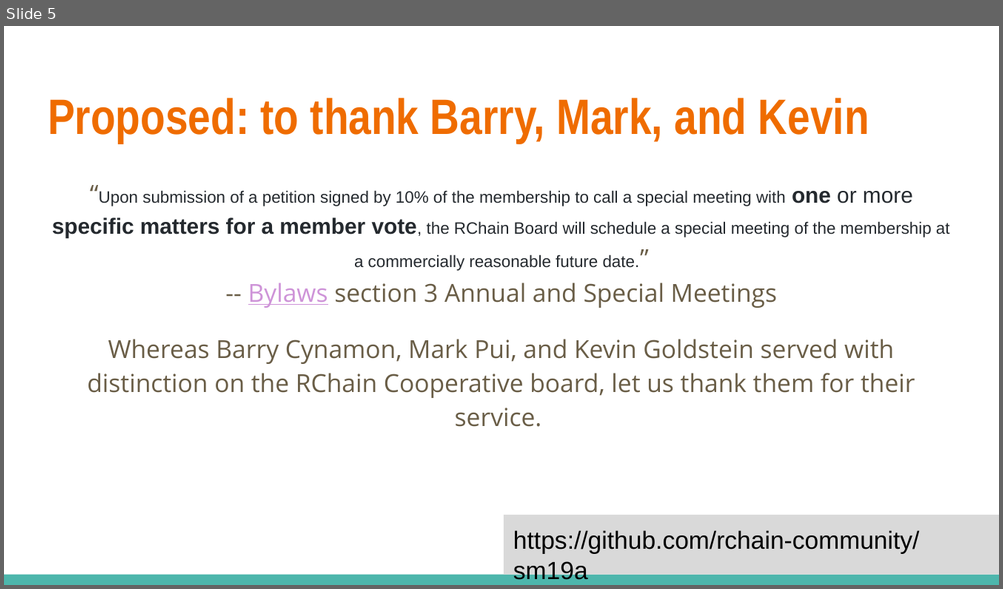
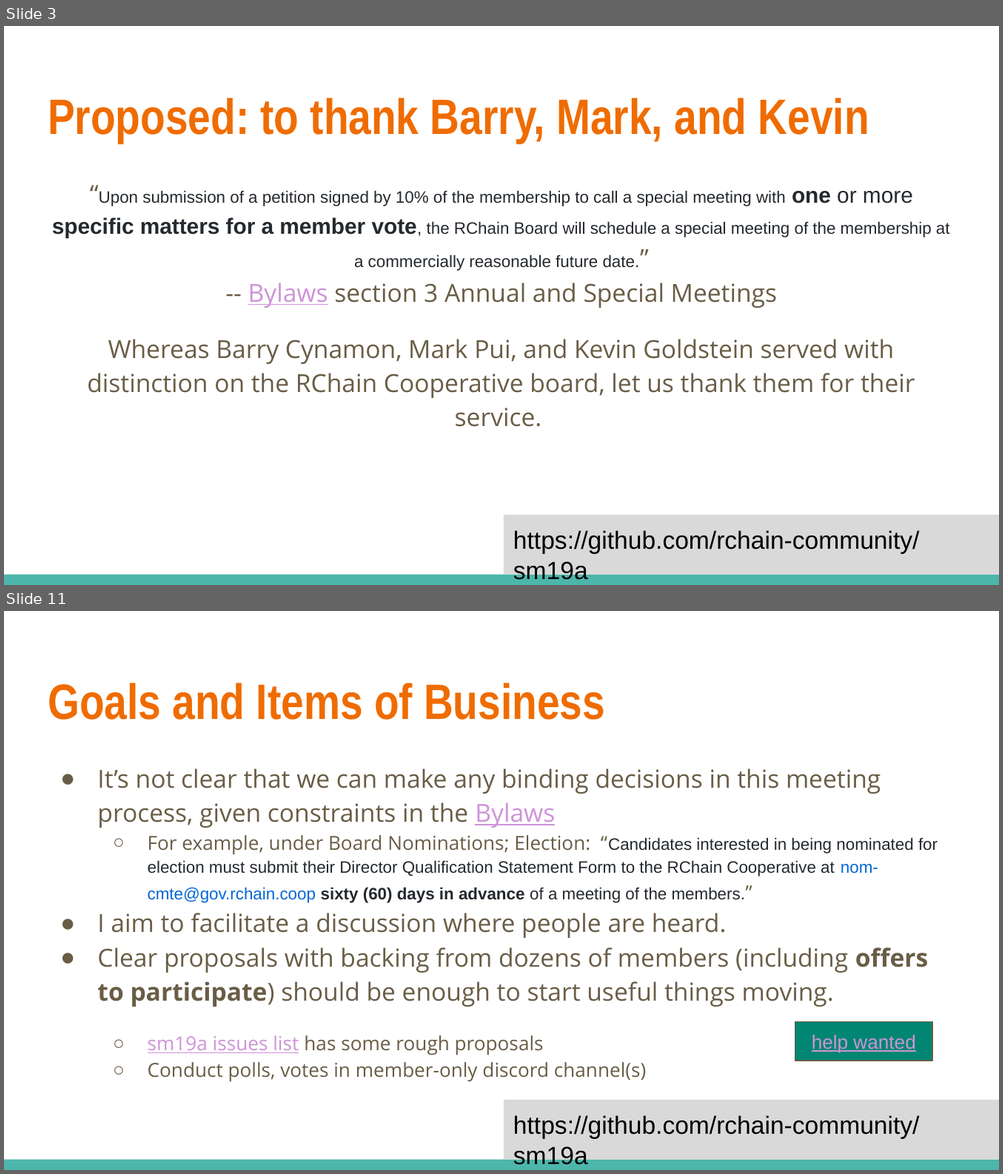
Before and after one commit to rchain-community/sm19a, a slide deck: sm19a-meeting-notes.odp. Shown one above the other, each under a label of ours: slide 5 before the commit, slides 3 and 11 after it; the slides between them are not shown. The pictures are 1003x589 and 1003x1174 pixels, drawn with LibreOffice and Linux fonts; fonts in the diff are those of the drawing. Boxes give left, top, right and bottom in pixels: in the first picture for what was removed or moved away, otherwise in the second. Text is boxed around its words. In the diff, an @@ line names an element or a change of style, - is before the commit and + after.

Commit message:
meeting slides as of May 4 session

```diff
--- a/sm19a-meeting-notes.odp
+++ b/sm19a-meeting-notes.odp
@@ slide 11 added at [4, 611, 999, 1170], background #FFFFFF; not listed: 2 template elements that a slide beside it also shows @@
@@ title added at [48, 683, 605, 720], 36 pt, text #EF6C00, bold @@
+Goals and Items of Business
@@ text added at [97, 769, 937, 1082], 18 pt, text #695D46 @@
+● It’s not clear that we can make any binding decisions in this meeting process, given constraints in the Bylaws
+  ○ For example, under Board Nominations; Election: “Candidates interested in being nominated for election must submit their Director Qualification Statement Form to the RChain Cooperative at nom-cmte@gov.rchain.coop sixty (60) days in advance of a meeting of the members.”
+● I aim to facilitate a discussion where people are heard.
+● Clear proposals with backing from dozens of members (including offers to participate) should be enough to start useful things moving.
+  ○ sm19a issues list has some rough proposals
+  ○ Conduct polls, votes in member-only discord channel(s)
@@ rectangle added at [794, 1022, 932, 1060], fill #008672, outline #695D46 0.74 pt, 14 pt, text #CE93D8, underline @@
+help wanted
@@ what was slide 5 is now slide 3 @@
```
Also in this commit, not shown: 5 slides changed, 11 other slides added, 1 slide removed, 2 other files.
